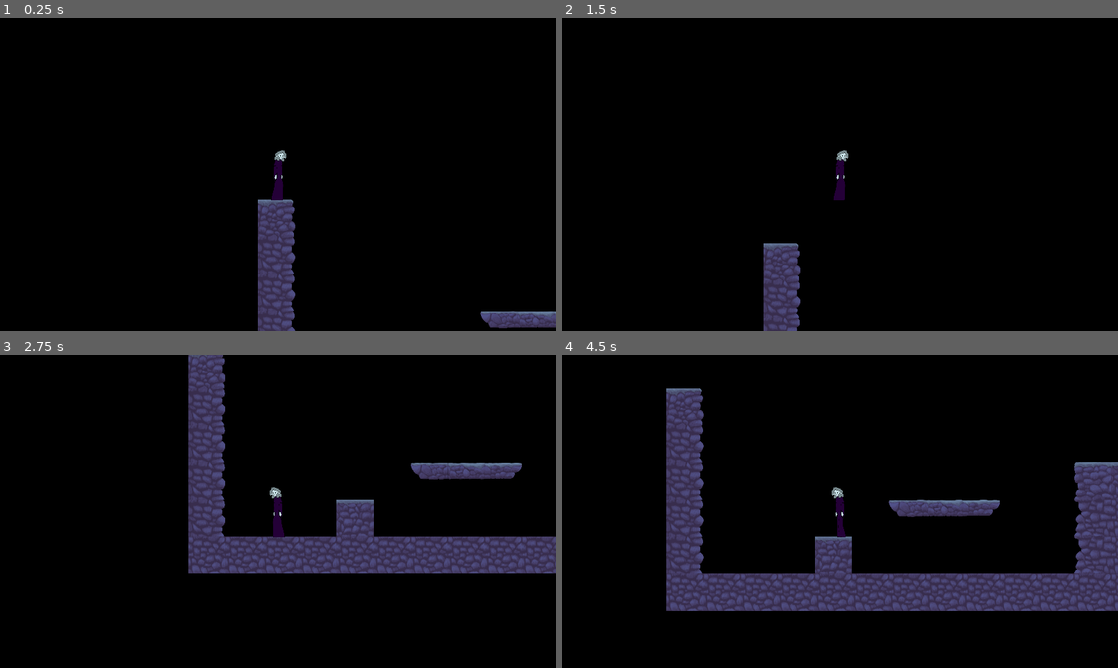
Above: before the commit, frames 1-4 (two rows, left to right).
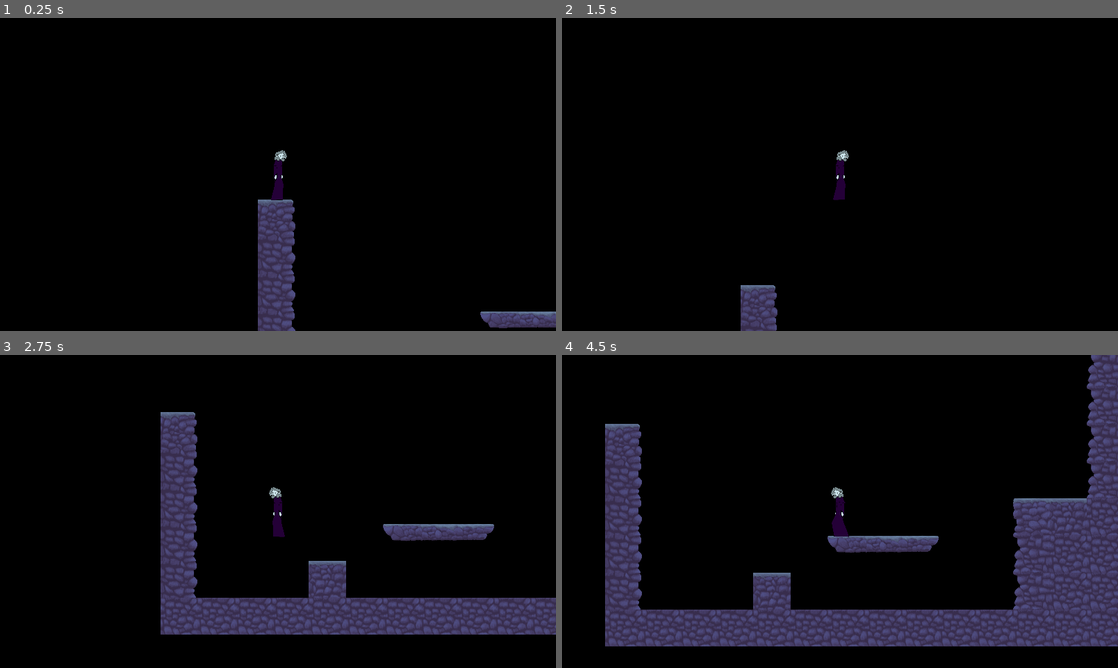
Above: after the commit, the same moments.

Repository: paigeweber13/19
Game: Godot game, scene res://levels/dev2.tscn
Same seed, same stepped clock (60 frames per second), same inputs: the game is played once before the commit and once after it. The project has no main scene, so this scene is started directly.
Inputs:
- Up to frame 1 (0.25 s): no input
- Up to frame 2 (1.5 s): tap Enter (ui_accept) at 0.5, 0.77 s; hold Right (ui_right) from 0.53 s (still down)
- Up to frame 3 (2.75 s): tap Enter (ui_accept) at 1.52 s; release Right (ui_right) at 2.03 s; hold Left (ui_left) from 2.03 s (still down)
- Up to frame 4 (4.5 s): release Left (ui_left) at 2.78 s; hold Right (ui_right) 2.78-4.28 s; tap Enter (ui_accept) at 3.02, 3.77 s; hold Left (ui_left) from 4.28 s (still down)

The runs differ from the first frame. In frame 1, less than 0.1% of the frame differs, in the area x 48-93%, y 42-100%; in frame 2, 2.2%; in frame 3, 25%; in frame 4, 34%, in the area x 7-100%, y 0-94%.

Commit message:
Made player move faster, set pixel sync

Diff:
--- a/assets/level/platforms/tileset.tres
+++ b/assets/level/platforms/tileset.tres
@@ -10,10 +10,10 @@
 [ext_resource path="res://assets/level/platforms/tile platform left.png" type="Texture" id=8]
 [ext_resource path="res://assets/level/platforms/tile platform middle.png" type="Texture" id=9]
 
-[sub_resource type="ConvexPolygonShape2D" id=2]
-points = PoolVector2Array( 0, 7.36111, 256, 6.87885, 248.005, 62.8202, 192, 128, 128, 128, 64, 128, 0, 128 )
+[sub_resource type="ConvexPolygonShape2D" id=11]
+points = PoolVector2Array( 234.502, 72.9475, 196.887, 111.528, 0, 114.904, 0, 6.0751, 252.828, 8.08447 )
 
-[sub_resource type="ConvexPolygonShape2D" id=1]
+[sub_resource type="ConvexPolygonShape2D" id=10]
 points = PoolVector2Array( 0, 0, 256, 0, 256, 256, 0, 256 )
 
 [sub_resource type="ConvexPolygonShape2D" id=3]
@@ -50,7 +50,7 @@
 "autotile_coord": Vector2( 0, 0 ),
 "one_way": false,
 "one_way_margin": 1.0,
-"shape": SubResource( 2 ),
+"shape": SubResource( 11 ),
 "shape_transform": Transform2D( 1, 0, 0, 1, 0, 0 )
 } ]
 0/z_index = 0
--- a/player.gd
+++ b/player.gd
@@ -3,10 +3,9 @@
 const GRAVITY_VEC = Vector2(0, 1600)
 const FLOOR_NORMAL = Vector2(0, -1)
 const SLOPE_SLIDE_STOP = 25.0
-const WALK_SPEED = 500 # pixels/sec
-const JUMP_SPEED = 1100
+const WALK_SPEED = 700 # pixels/sec
+const JUMP_SPEED = 1400
 const SIDING_CHANGE_SPEED = 10
-const SHOOT_TIME_SHOW_WEAPON = 0.2
 
 var on_floor
 var linear_vel = Vector2()
--- a/project.godot
+++ b/project.godot
@@ -27,7 +27,16 @@
 window/stretch/mode="2d"
 window/stretch/aspect="keep"
 
+[global]
+
+"pixel snap"=true
+
+[gui]
+
+common/snap_controls_to_pixels=false
+
 [rendering]
 
+quality/2d/use_pixel_snap=true
 environment/default_clear_color=Color( 0, 0, 0, 1 )
 environment/default_environment="res://default_env.tres"
Not shown: 1 places in assets/level/platforms/tileset.tres that only renumber resources
